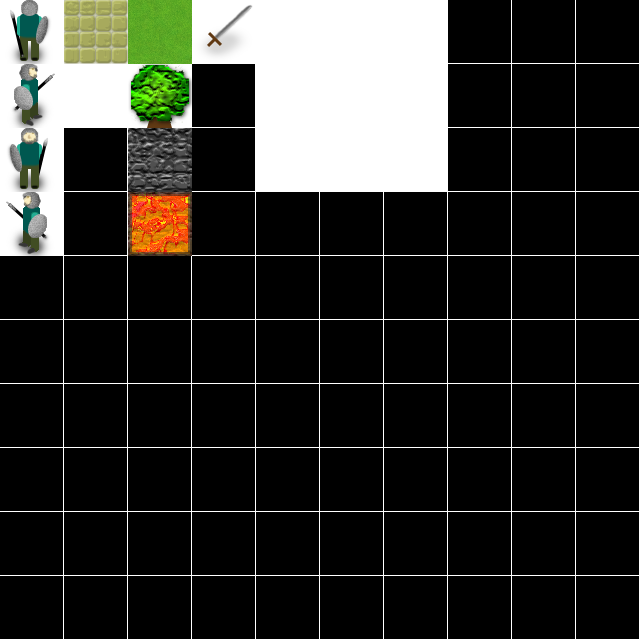
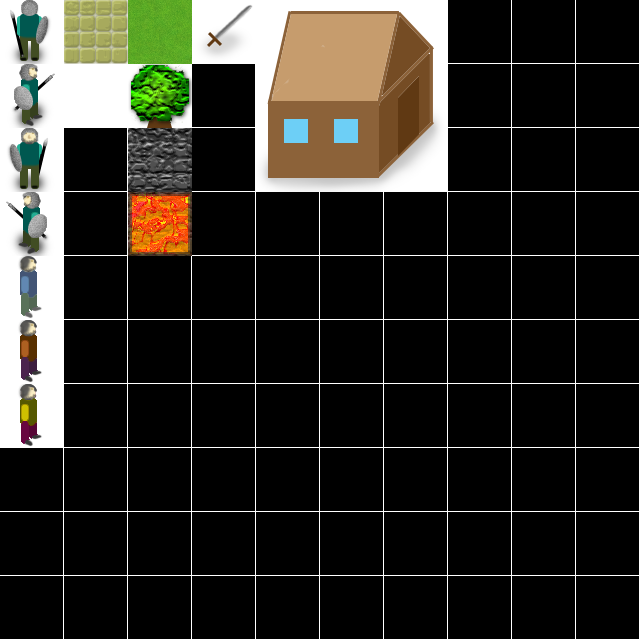
Layers edited between the first and the second (640, 640) image:
added layer "House" above "Layer 8" over [267, 11, 434, 178]
"Layer 8": opacity 100% → 24%, painted on it over [256, 98, 445, 192]
added layer "Person1" above "Person2" over [17, 254, 43, 319]
added layer "Person2" above "Person3" over [17, 320, 43, 383]
added layer "Person3" above "Layer 2" over [17, 384, 43, 447]
painted on "Layer 2" over [0, 256, 63, 447]
